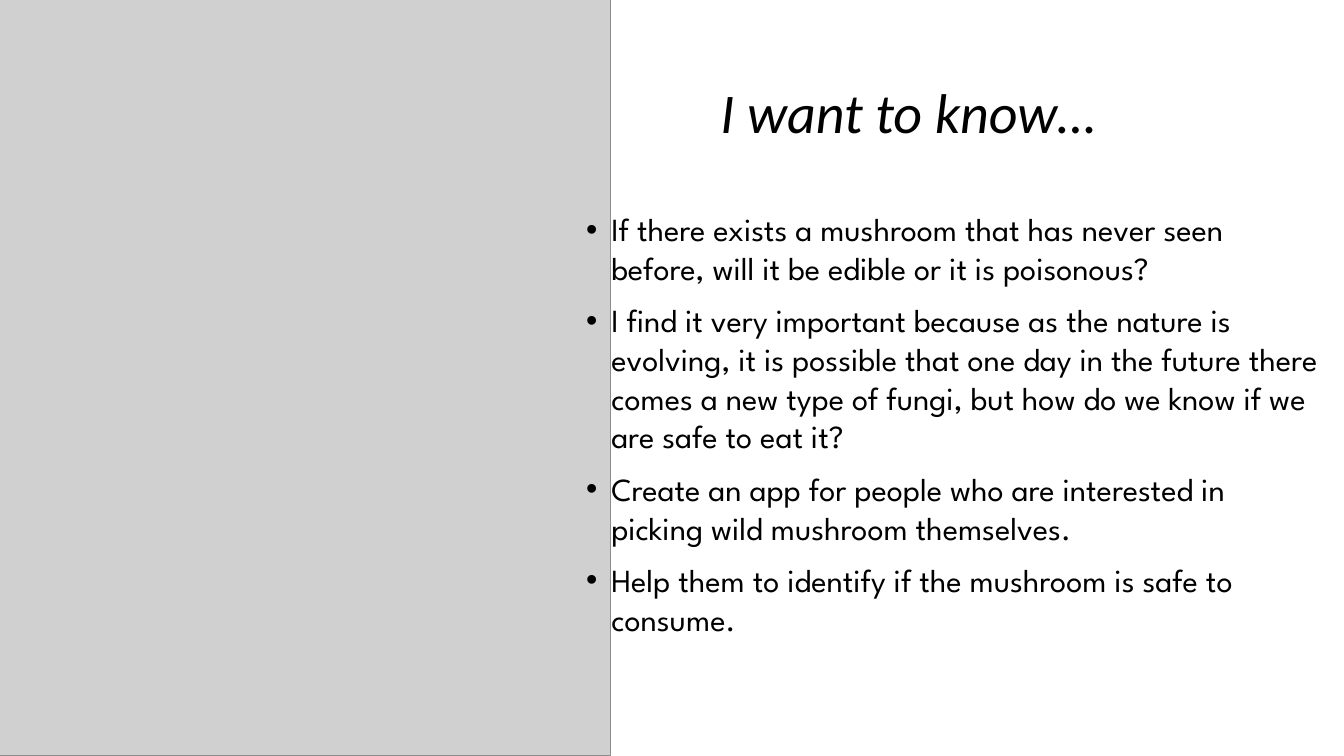
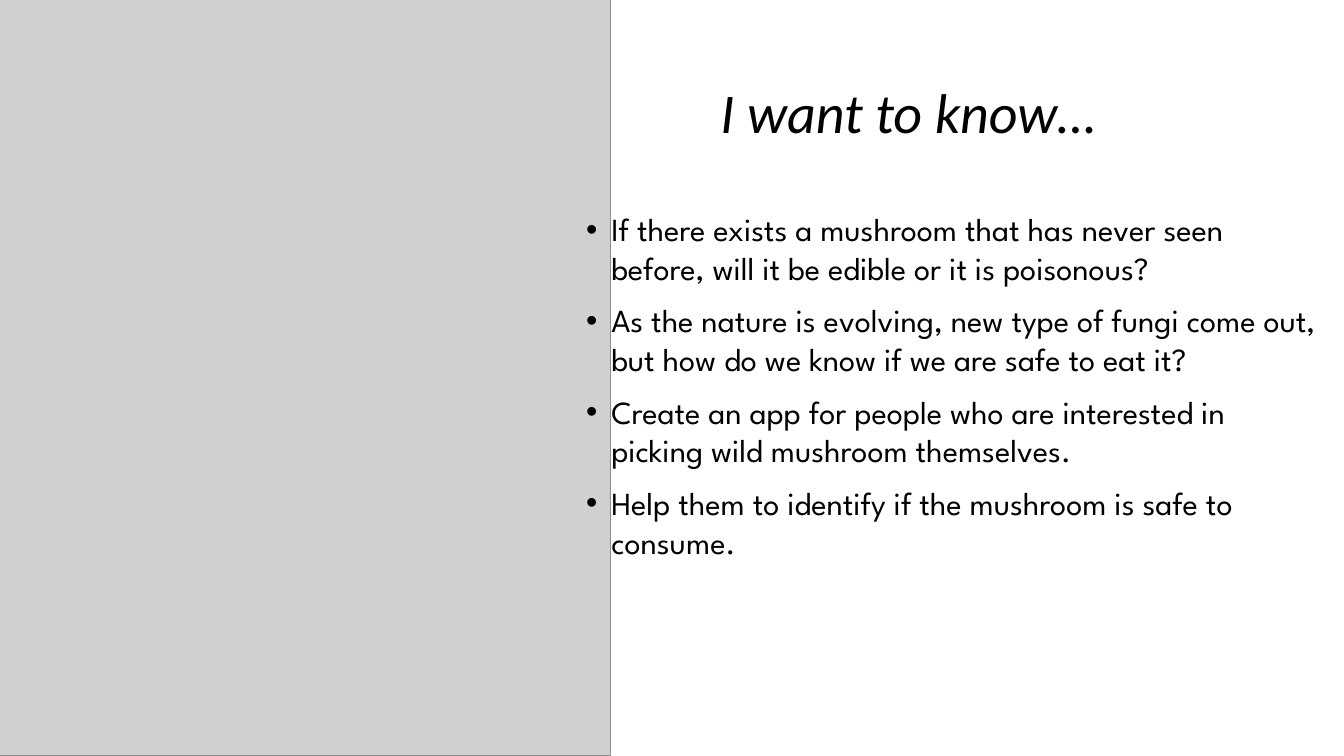
Before and after one commit to kathywu1201/Mushroom_Edibility_Classification_ML_Project, a slide deck: slide 2 of midterm_presentation.pptx. Drawn at 1344x756 pixels with LibreOffice and Linux fonts; fonts in the diff are those of the drawing; grey boxes stand for pictures. Boxes give left, top, right and bottom in pixels: in the first picture for what was removed or moved away, otherwise in the second. Text is boxed around its words. In the diff, an @@ line names an element or a change of style, - is before the commit and + after.

```diff
--- a/midterm_presentation.pptx
+++ b/midterm_presentation.pptx
@@ text at box(611, 309, 1316, 372): text changed @@
-• I find it very important because as the nature is evolving, it is possible that one day in the future there comes a new type of fungi, but how do we know if we are safe to eat it?
+• As the nature is evolving, new type of fungi come out, but how do we know if we are safe to eat it?
```
Also in this commit, not shown: 7 other slides changed, 3 slides added, 4 other files.
